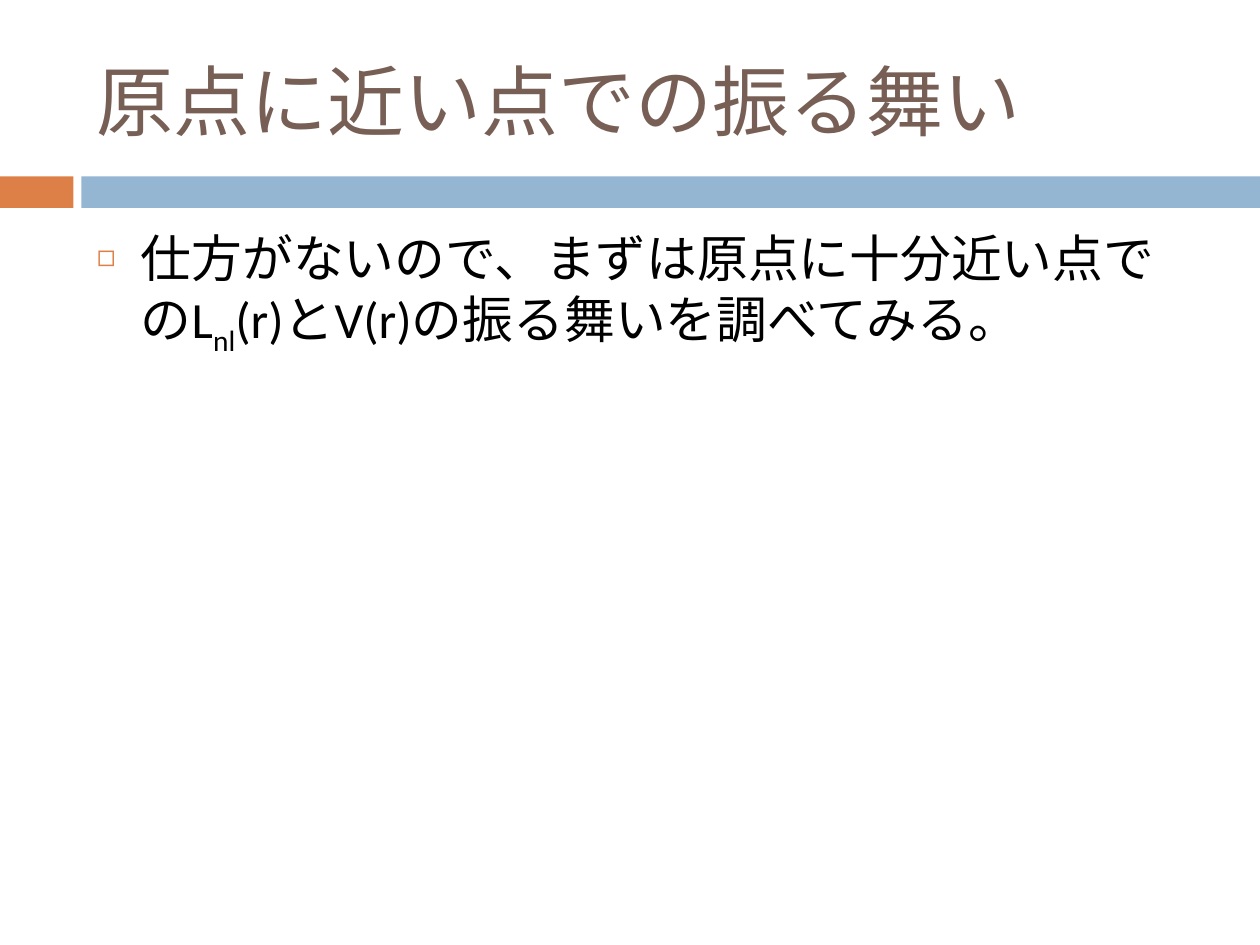
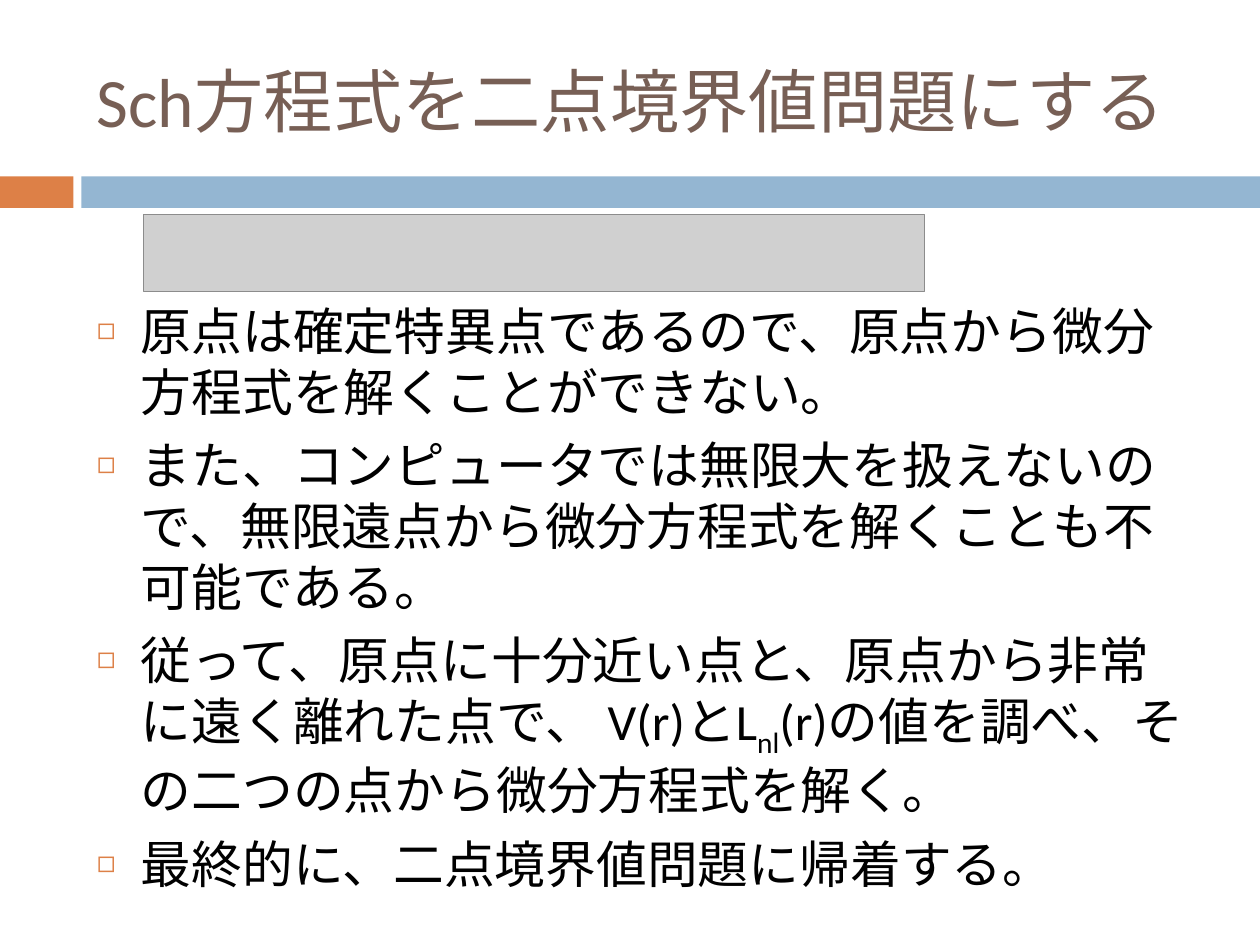
Before and after one commit to dc1394/fukui_sono2, a slide deck: slide 10 of 福井技術者の集いその2_発表資料スライド.pptx. Drawn at 1260x945 pixels with LibreOffice and Linux fonts; fonts in the diff are those of the drawing; grey boxes stand for pictures. Boxes give left, top, right and bottom in pixels: in the first picture for what was removed or moved away, otherwise in the second. Text is boxed around its words. In the diff, an @@ line names an element or a change of style, - is before the commit and + after.

Commit message:
福井技術者の集いその2発表資料スライド加筆

```diff
--- a/福井技術者の集いその2_発表資料スライド.pptx
+++ b/福井技術者の集いその2_発表資料スライド.pptx
@@ title at [97, 70, 1165, 133]: text changed; size 44 to 39.6 pt @@
-原点に近い点での振る舞い
+Sch方程式を二点境界値問題にする
@@ picture added at [144, 214, 925, 291] @@
@@ text at [141, 307, 1183, 888]: text changed @@
-◻ 仕方がないので、まずは原点に十分近い点でのLnl(r)とV(r)の振る舞いを調べてみる。
+◻ 原点は確定特異点であるので、原点から微分方程式を解くことができない。
+◻ また、コンピュータでは無限大を扱えないので、無限遠点から微分方程式を解くことも不可能である。
+◻ 従って、原点に十分近い点と、原点から非常に遠く離れた点で、 V(r)とLnl(r)の値を調べ、その二つの点から微分方程式を解く。
+◻ 最終的に、二点境界値問題に帰着する。
```
Also in this commit, not shown: 5 other slides changed, 2 slides added, 4 slides removed, 2 other files.
